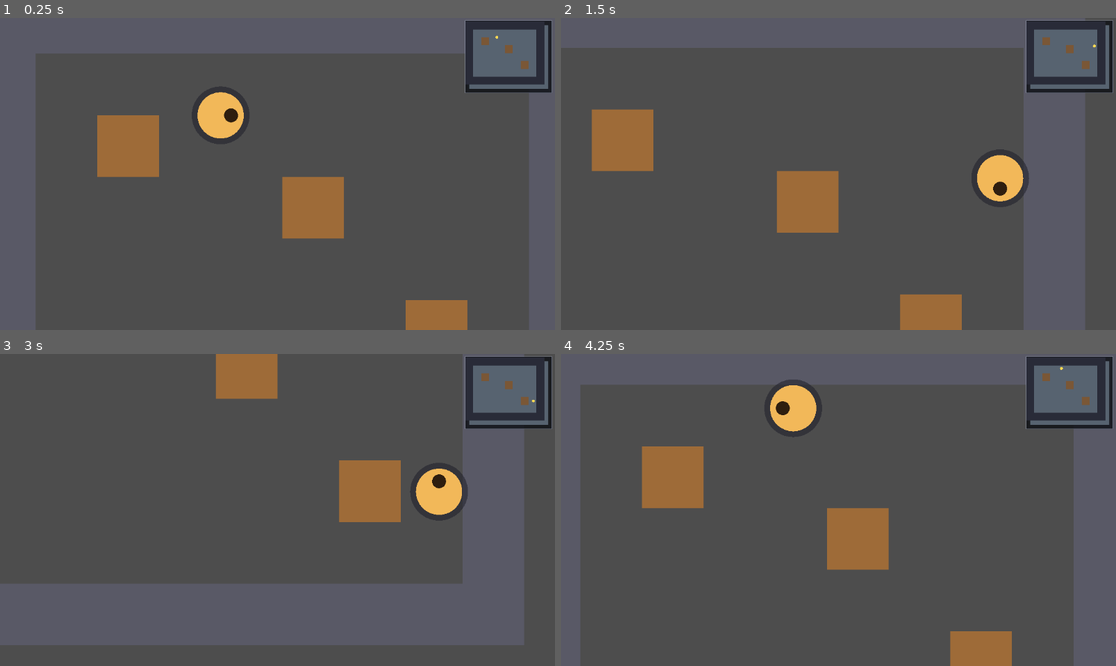
Above: before the commit, frames 1-4 (two rows, left to right).
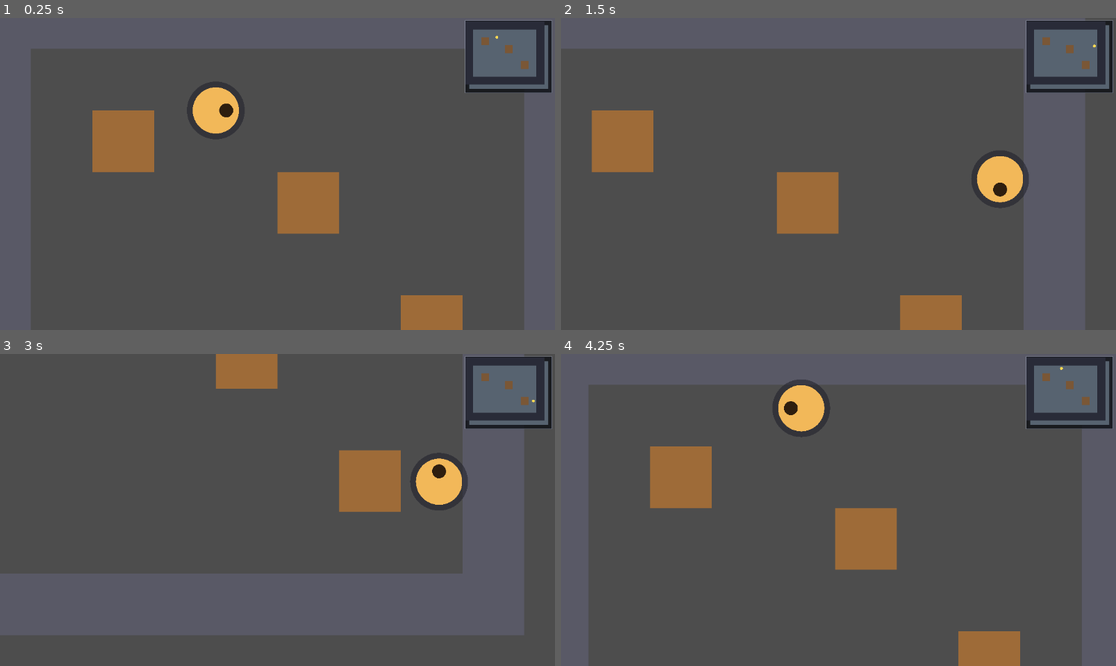
Above: after the commit, the same moments.

Repository: WhenBaconFlies/ProjectRenai
Game: Godot game, scene res://scenes/DebugStart.tscn
Two runs of this game, one before a commit and one after it. Both use one fixed random seed, a clock stepped at 60 frames per second and the inputs below.
Inputs:
- Up to frame 1 (0.25 s): no input
- Up to frame 2 (1.5 s): hold D (move_right) 0.53-1.28 s; hold S (move_down) from 1.28 s (still down)
- Up to frame 3 (3 s): release S (move_down) at 2.03 s; hold D (move_right) 2.03-2.78 s; tap Enter at 2.75 s; hold W (move_up) from 2.78 s (still down)
- Up to frame 4 (4.25 s): release W (move_up) at 3.53 s; hold A (move_left) from 3.53 s (still down)

The runs differ from the first frame. In frame 1, 4.9% of the frame differs, in the area x 5-96%, y 10-100%; in frame 2, 0.5%; in frame 3, 7.8%, in the area x 0-95%, y 11-94%; in frame 4, 4.8%.

Commit message:
Fix ticket 009 camera jitter with physics-tick smoothing

Diff:
--- a/project.godot
+++ b/project.godot
@@ -30,7 +30,7 @@
 "deadzone": 0.5,
 "events": [Object(InputEventKey,"resource_local_to_scene":false,"resource_name":"","device":-1,"window_id":0,"alt_pressed":false,"shift_pressed":false,"ctrl_pressed":false,"meta_pressed":false,"pressed":false,"keycode":0,"physical_keycode":65,"key_label":0,"unicode":0,"echo":false,"script":null)
 , Object(InputEventKey,"resource_local_to_scene":false,"resource_name":"","device":-1,"window_id":0,"alt_pressed":false,"shift_pressed":false,"ctrl_pressed":false,"meta_pressed":false,"pressed":false,"keycode":0,"physical_keycode":4194319,"key_label":0,"unicode":0,"echo":false,"script":null)
-, Object(InputEventJoypadMotion,"resource_local_to_scene":false,"resource_name":"","device":-1,"axis":0,"axis_value":-1,"script":null)
+, Object(InputEventJoypadMotion,"resource_local_to_scene":false,"resource_name":"","device":-1,"axis":0,"axis_value":-1.0,"script":null)
 , Object(InputEventJoypadButton,"resource_local_to_scene":false,"resource_name":"","device":-1,"button_index":13,"pressure":0.0,"pressed":false,"script":null)
 ]
 }
@@ -38,7 +38,7 @@
 "deadzone": 0.5,
 "events": [Object(InputEventKey,"resource_local_to_scene":false,"resource_name":"","device":-1,"window_id":0,"alt_pressed":false,"shift_pressed":false,"ctrl_pressed":false,"meta_pressed":false,"pressed":false,"keycode":0,"physical_keycode":68,"key_label":0,"unicode":0,"echo":false,"script":null)
 , Object(InputEventKey,"resource_local_to_scene":false,"resource_name":"","device":-1,"window_id":0,"alt_pressed":false,"shift_pressed":false,"ctrl_pressed":false,"meta_pressed":false,"pressed":false,"keycode":0,"physical_keycode":4194321,"key_label":0,"unicode":0,"echo":false,"script":null)
-, Object(InputEventJoypadMotion,"resource_local_to_scene":false,"resource_name":"","device":-1,"axis":0,"axis_value":1,"script":null)
+, Object(InputEventJoypadMotion,"resource_local_to_scene":false,"resource_name":"","device":-1,"axis":0,"axis_value":1.0,"script":null)
 , Object(InputEventJoypadButton,"resource_local_to_scene":false,"resource_name":"","device":-1,"button_index":14,"pressure":0.0,"pressed":false,"script":null)
 ]
 }
@@ -46,7 +46,7 @@
 "deadzone": 0.5,
 "events": [Object(InputEventKey,"resource_local_to_scene":false,"resource_name":"","device":-1,"window_id":0,"alt_pressed":false,"shift_pressed":false,"ctrl_pressed":false,"meta_pressed":false,"pressed":false,"keycode":0,"physical_keycode":87,"key_label":0,"unicode":0,"echo":false,"script":null)
 , Object(InputEventKey,"resource_local_to_scene":false,"resource_name":"","device":-1,"window_id":0,"alt_pressed":false,"shift_pressed":false,"ctrl_pressed":false,"meta_pressed":false,"pressed":false,"keycode":0,"physical_keycode":4194320,"key_label":0,"unicode":0,"echo":false,"script":null)
-, Object(InputEventJoypadMotion,"resource_local_to_scene":false,"resource_name":"","device":-1,"axis":1,"axis_value":-1,"script":null)
+, Object(InputEventJoypadMotion,"resource_local_to_scene":false,"resource_name":"","device":-1,"axis":1,"axis_value":-1.0,"script":null)
 , Object(InputEventJoypadButton,"resource_local_to_scene":false,"resource_name":"","device":-1,"button_index":11,"pressure":0.0,"pressed":false,"script":null)
 ]
 }
@@ -54,7 +54,7 @@
 "deadzone": 0.5,
 "events": [Object(InputEventKey,"resource_local_to_scene":false,"resource_name":"","device":-1,"window_id":0,"alt_pressed":false,"shift_pressed":false,"ctrl_pressed":false,"meta_pressed":false,"pressed":false,"keycode":0,"physical_keycode":83,"key_label":0,"unicode":0,"echo":false,"script":null)
 , Object(InputEventKey,"resource_local_to_scene":false,"resource_name":"","device":-1,"window_id":0,"alt_pressed":false,"shift_pressed":false,"ctrl_pressed":false,"meta_pressed":false,"pressed":false,"keycode":0,"physical_keycode":4194322,"key_label":0,"unicode":0,"echo":false,"script":null)
-, Object(InputEventJoypadMotion,"resource_local_to_scene":false,"resource_name":"","device":-1,"axis":1,"axis_value":1,"script":null)
+, Object(InputEventJoypadMotion,"resource_local_to_scene":false,"resource_name":"","device":-1,"axis":1,"axis_value":1.0,"script":null)
 , Object(InputEventJoypadButton,"resource_local_to_scene":false,"resource_name":"","device":-1,"button_index":12,"pressure":0.0,"pressed":false,"script":null)
 ]
 }
--- a/scripts/FollowCamera.gd
+++ b/scripts/FollowCamera.gd
@@ -3,14 +3,19 @@
 
 ## FollowCamera
 ##
-## Smooth-follow camera for the v1 slice. The camera is a CHILD of the player,
-## so it inherits the player's transform automatically; Camera2D's built-in
-## position smoothing adds the lag that makes motion feel fluid.
+## Smooth-follow camera for the v1 slice. The camera is a CHILD of the player;
+## its local offset is the lag between the smoothed world position and the
+## player's current world position.
 ##
-## Important: do not write `global_position` from a script every frame while
-## smoothing is enabled. That fights Camera2D's internal smoothing state and
-## makes the view drift the wrong way (observed as an inverted follow). Moving
-## the parent is the intended way to drive a smoothed Camera2D.
+## Smoothing is done manually in _physics_process (Camera2D's built-in
+## position smoothing is deliberately OFF). The player also moves in physics
+## ticks, so both update in lockstep: the player stays fixed on screen between
+## ticks instead of stepping and then drifting back as the camera interpolates
+## every render frame (measured as a ~14 px sawtooth at 8x zoom).
+##
+## Do not write `global_position` from a script every frame while Camera2D's
+## built-in smoothing is enabled — that fights its internal state and was
+## observed to invert the follow direction.
 ##
 ## The map is tiny (160x128 px on the default resource), so the camera is
 ## zoomed in by default to make follow visible and to make the minimap useful.
@@ -26,7 +31,7 @@
 ## viewport so the camera actually travels as the player moves.
 @export var zoom_level: float = 8.0
 
-## Camera2D position smoothing speed (higher = tighter follow, less lag).
+## Exponential smoothing rate (higher = tighter follow, less lag).
 @export var smoothing_speed: float = 10.0
 
 ## Whether to keep the view inside the rendered map's pixel bounds.
@@ -36,22 +41,27 @@
 var _renderer: MapRenderer
 var _map_pixel_size: Vector2i = Vector2i.ZERO
 var _last_map: Map = null
+var _player_parent: Node2D
+var _smooth_world: Vector2 = Vector2.ZERO
+var _follow_initialized: bool = false
 
 
 func _ready() -> void:
 	# Local zero: the parent (player) supplies the world position.
 	position = Vector2.ZERO
 	zoom = Vector2(zoom_level, zoom_level)
-	position_smoothing_enabled = true
-	position_smoothing_speed = smoothing_speed
-	# Apply limits after smoothing so the view never drifts past the map edge.
-	limit_smoothed = true
+	# Manual smoothing happens in _physics_process, in lockstep with the player.
+	position_smoothing_enabled = false
+	limit_smoothed = false
 	# Defer so the renderer (an ancestor's sibling) has completed _ready().
 	call_deferred("_resolve_nodes")
 
 
 ## Resolve the renderer and derive camera limits from the rendered map.
 func _resolve_nodes() -> void:
+	_player_parent = get_parent() as Node2D
+	if _player_parent == null:
+		push_warning("FollowCamera: parent is not a Node2D; camera cannot follow")
 	_renderer = get_node_or_null(map_renderer_path) as MapRenderer
 	_refresh_map_bounds()
 	# Re-derive limits if the window is resized (view size affects margins).
@@ -94,7 +104,21 @@
 	_apply_limits()
 
 
-## Only map swaps need attention here; following is handled by the parent.
-func _process(_delta: float) -> void:
+## Smooth toward the player's world position. Running in the physics tick
+## keeps the camera and player in lockstep, avoiding per-frame jitter.
+func _physics_process(delta: float) -> void:
 	if _renderer != null and _renderer.map != _last_map:
 		_refresh_map_bounds()
+	if _player_parent == null:
+		return
+
+	var target: Vector2 = _player_parent.global_position
+	if not _follow_initialized:
+		_smooth_world = target
+		_follow_initialized = true
+	else:
+		var weight: float = 1.0 - exp(-smoothing_speed * delta)
+		_smooth_world = _smooth_world.lerp(target, weight)
+
+	# Camera is parented to the player: local offset = desired - parent.
+	position = _smooth_world - target
Not shown, changed: doc/code-review/codereview-ticket-009-free-movement-camera-minimap.md
Not shown, changed: doc/idea-v1-decisions.md
